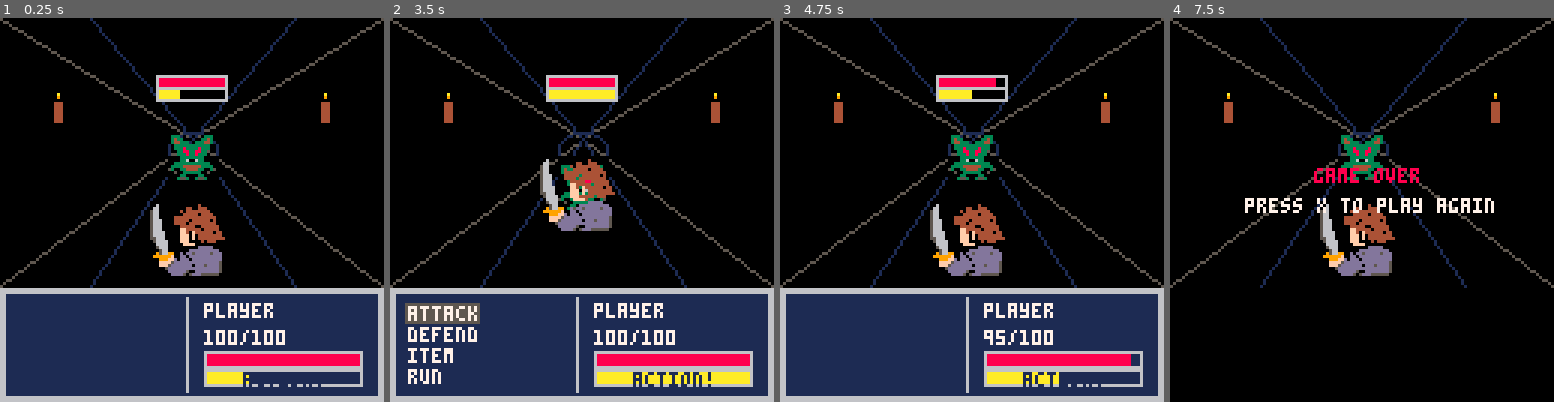
Above: before the commit, frames 1-4 (left to right).
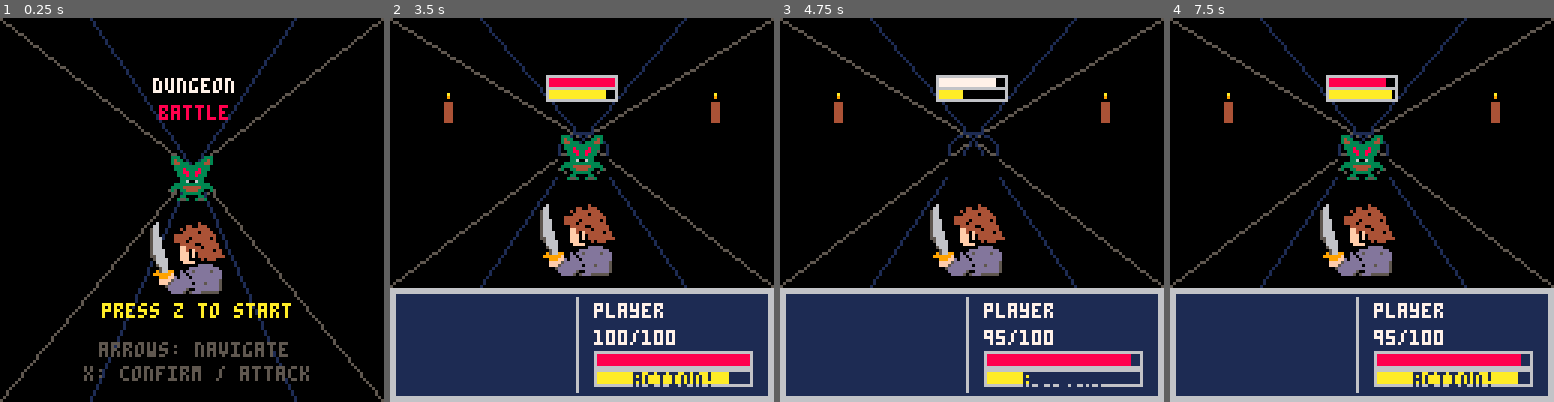
Above: after the commit, the same moments.

Repository: tavarespablo/turn-based-rpg
Game: PICO-8 cartridge my_game.p8
Two runs of this game, one before a commit and one after it. Both use one fixed random seed, a clock stepped at 60 frames per second and the inputs below.
Inputs:
- Up to frame 1 (0.25 s): no input
- Up to frame 2 (3.5 s): tap O (Z key) at 0.7, 1.7, 2.1, 2.5, 2.9, 3.3 s; hold Up 2.15-2.42 s
- Up to frame 3 (4.75 s): hold Down 3.63-3.97 s; tap O (Z key) at 3.7, 4.1, 4.5 s; hold Up from 4.73 s (still down)
- Up to frame 4 (7.5 s): tap O (Z key) every 0.4 s from 4.9 to 7.3 s; release Up at 5.03 s; hold Down 5.73-6.03 s; hold Up 7.18-7.45 s

The runs differ from the first frame. In frame 1, 39% of the frame differs, in the area x 0-100%, y 0-100%; in frame 2, 6.7%; in frame 3, 1.4%; in frame 4, 32%.

Commit message:
- v0.9: added menu state, music for it, small fixes to text

Diff:
--- a/my_game.p8
+++ b/my_game.p8
@@ -25,6 +25,8 @@
 end
 
 function init_state()
+    game_state      = "title"
+    title_blink_t   = 0
     game_over       = false
     player_won      = false
     your_turn       = false
@@ -32,6 +34,18 @@
     in_item_menu    = false
     player_flash_t  = 0
     monster_flash_t = 0
+    sfx(7)
+end
+
+function init_state_battle()
+    game_over       = false
+    player_won      = false
+    your_turn       = false
+    monster_turn    = false
+    in_item_menu    = false
+    player_flash_t  = 0
+    monster_flash_t = 0
+    title_blink_t   = 0
     music(0)
 end
 
@@ -65,16 +79,35 @@
 -- ヌ⬆️🐱          update             ヌ⬆️🐱
 
 function _update()
+    if game_state == "title" then
+        update_title()
+        return
+    end
+
     if game_over or player_won then
-        if btnp(4) then _init() end
-        return
-    end
+    if btnp(4) then
+        game_state = "battle"  -- em vez de _init()
+        init_player()
+        init_monster()
+        init_menu()
+        init_state_battle()    -- reset só das flags de batalha
+    end
+    return
+end
 
     update_flash_timers()
     update_player_attack_anim()
     update_player_atb()
     update_monster_atb()
     update_menu()
+end
+
+function update_title()
+    title_blink_t = (title_blink_t + 1) % 40
+    if btnp(4) then
+        game_state = "battle"
+        music(0)
+    end
 end
 
 function update_flash_timers()
@@ -261,9 +294,46 @@
 
 function _draw()
     cls()
+    if game_state == "title" then
+        draw_title()
+        return
+    end
     draw_background()
     draw_battle_scene()
     draw_hud()
+end
+
+function draw_title()
+    -- fundo preto
+    rectfill(0, 0, 127, 127, 0)
+
+    -- linhas de perspetiva do corredor como decoração
+    local vx, vy = 64, 50
+    line(0,   0, vx, vy, 5)
+    line(0, 127, vx, vy, 5)
+    line(127,   0, vx, vy, 5)
+    line(127, 127, vx, vy, 5)
+    line(30,  0, vx, vy, 1)
+    line(98,  0, vx, vy, 1)
+    line(30, 127, vx, vy, 1)
+    line(98, 127, vx, vy, 1)
+
+    -- título
+    print("dungeon", 51, 20, 7)
+    print("battle", 53, 29, 8)
+
+    -- sprites decorativos
+    spr(129, 56, 45, 4, 4)   -- monstro
+    spr(64,  46, 60, 4, 4)   -- player
+
+    -- controlos
+    print("arrows: navigate", 33, 108, 5)
+    print("x: confirm / attack", 28, 116, 5)
+
+    -- press x to start (pisca a cada 20 frames)
+    if title_blink_t < 20 then
+        print("press z to start", 34, 95, 10)
+    end
 end
 
 function draw_background()
@@ -336,8 +406,8 @@
         return
     end
     if game_over then
-        print("game over", 48, 50, 8)
-        print("press x to play again", 25, 60, 7)
+        print("game over", 42, 50, 8)
+        print("press x to play again", 10, 60, 7)
         return
     end
 
@@ -345,7 +415,7 @@
     rectfill(0, 90, 127, 127, 6)
     rectfill(2, 92, 125, 125, 1)
 
-    -- ── lado esquerdo: menu de ações ──
+    -- ヌ⬆️█ヌ⬆️█ lado esquerdo: menu de aれせれふes ヌ⬆️█ヌ⬆️█
     if your_turn then
         if in_item_menu then
             draw_item_menu()
@@ -354,7 +424,7 @@
         end
     end
 
-    -- ── lado direito: stats do player ──
+    -- ヌ⬆️█ヌ⬆️█ lado direito: stats do player ヌ⬆️█ヌ⬆️█
     -- divisor vertical
     line(62, 93, 62, 124, 6)
 
@@ -375,7 +445,7 @@
     rectfill(69, 118, 80 + atb_fill, 121, 10)
     print("action!", 81, 118, 1)
 
-    -- ── monster hp bar (posição já definida por ti) ──
+    -- ヌ⬆️█ヌ⬆️█ monster hp bar (posiれせれこo jれく definida por ti) ヌ⬆️█ヌ⬆️█
     local m_col = flash_color(monster_flash_t, 8)
     draw_bar(52, 19, 75, 23, monster_health, monster_max_health, m_col)
 
Not shown, changed: the sound effects (__sfx__) section of my_game.p8
Not shown, changed: README.md
